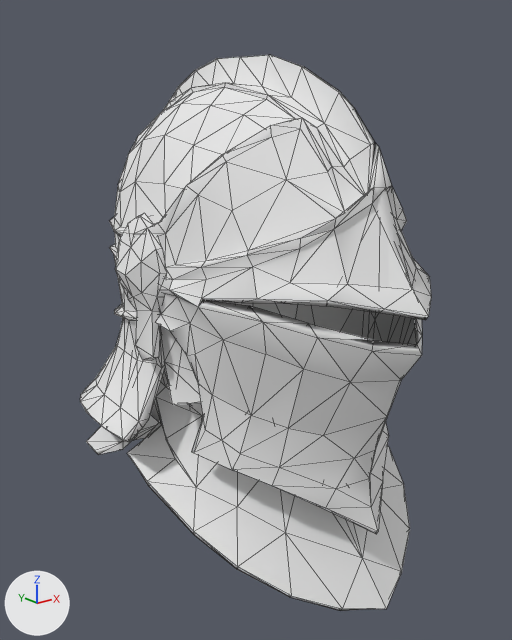
The glTF model godot-client/assets/actors/native/equipment/variants/orun_female/knightly_headgear_02.glb, before and after one commit.
The view is the same before and after, from a 50 mm camera at (-0.488, -0.595, 0.21) aimed at (0.006, 0.022, -0.037). Arrows for +X, +Y and +Z are at lower left; the lights stay in place. The first picture is the older version. Mesh edges are drawn as thin lines. Vertices at exactly the same position are counted once.

The scene before the commit, as lines of its bpy script (objects in view):
```python
me_visored_bascinet = bpy.data.meshes.new('Visored Bascinet')
me_visored_bascinet.from_pydata(...)  # 836 vertices, 1608 faces; spans x -0.188..0.19, y -0.226..0.299, z -0.296..0.251
me_visored_bascinet.materials.append(mat_visored_bascinet_base)  # its picture is missing
ob_visored_bascinet = bpy.data.objects.new('Visored Bascinet', me_visored_bascinet)
ob_visored_bascinet.location = (0.0, 0.0, 0.0)
```
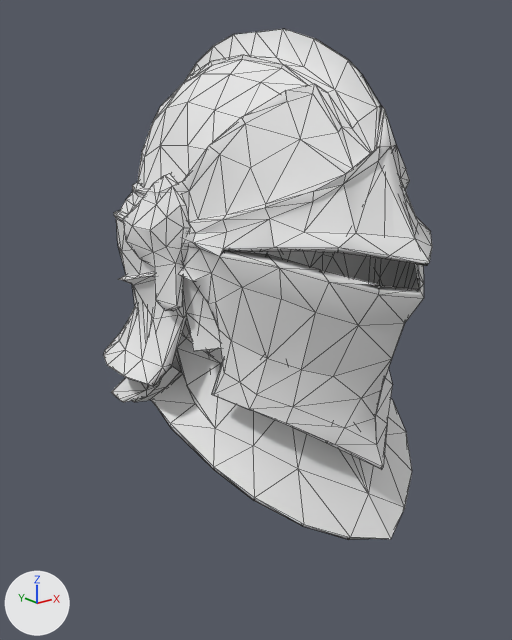
What differs and where, as boxes [x1, y1, x2, y2] in the pictures (512 x 640 px):
'Visored Bascinet', reshaped (7% narrower, 8% shorter): before [80, 55, 432, 611]; after [103, 29, 432, 540]
part 1 of me_visored_bascinet, rebuilt (7% narrower, 8% shorter): before [80, 55, 432, 534]; after [103, 29, 432, 470]
part 2 of me_visored_bascinet, rebuilt (7% narrower, 7% shorter): before [86, 300, 410, 611]; after [111, 250, 412, 540]
part 3 of me_visored_bascinet, added: after [123, 173, 189, 311]
part 4 of me_visored_bascinet, deleted: before [115, 213, 166, 361]

The edits, one by one:
me_visored_bascinet is used by ob_visored_bascinet; location (0.0, 0.0, 0.0).
me_visored_bascinet had 836 vertices, 1608 faces and spanned x -0.188..0.19, y -0.226..0.299, z -0.296..0.251.
me_visored_bascinet now has 1059 vertices, 2036 faces and spans x -0.172..0.171, y -0.223..0.244, z -0.212..0.274.
me_visored_bascinet part 1: the loose piece of 571 vertices spanning x -0.188..0.19, y -0.226..0.299, z -0.215..0.251 is rebuilt with 725 vertices and now spans x -0.172..0.171, y -0.223..0.244, z -0.141..0.274.
me_visored_bascinet part 2: the loose piece of 193 vertices spanning x -0.177..0.177, y -0.201..0.283, z -0.296..0.056 is rebuilt with 262 vertices and now spans x -0.157..0.157, y -0.2..0.229, z -0.212..0.1.
me_visored_bascinet part 3: a new loose piece of 36 vertices spanning x -0.152..-0.119, y -0.038..0.039, z 0.009..0.141, in mat_visored_bascinet_base (its picture is missing).
Part 4, on me_visored_bascinet:
36 vertices are removed from x -0.161..-0.134, y -0.018..0.064, z -0.047..0.101.
55 faces are deleted.
Other edits to the shape of me_visored_bascinet do not show in these pictures.
